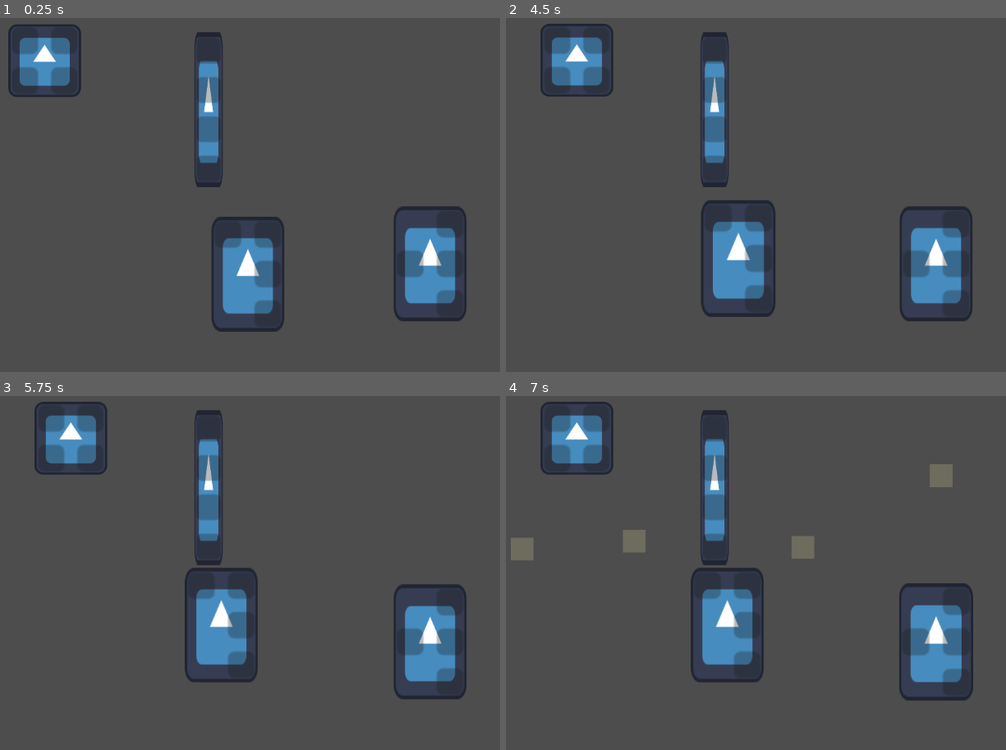
Above: before the commit, frames 1-4 (two rows, left to right).
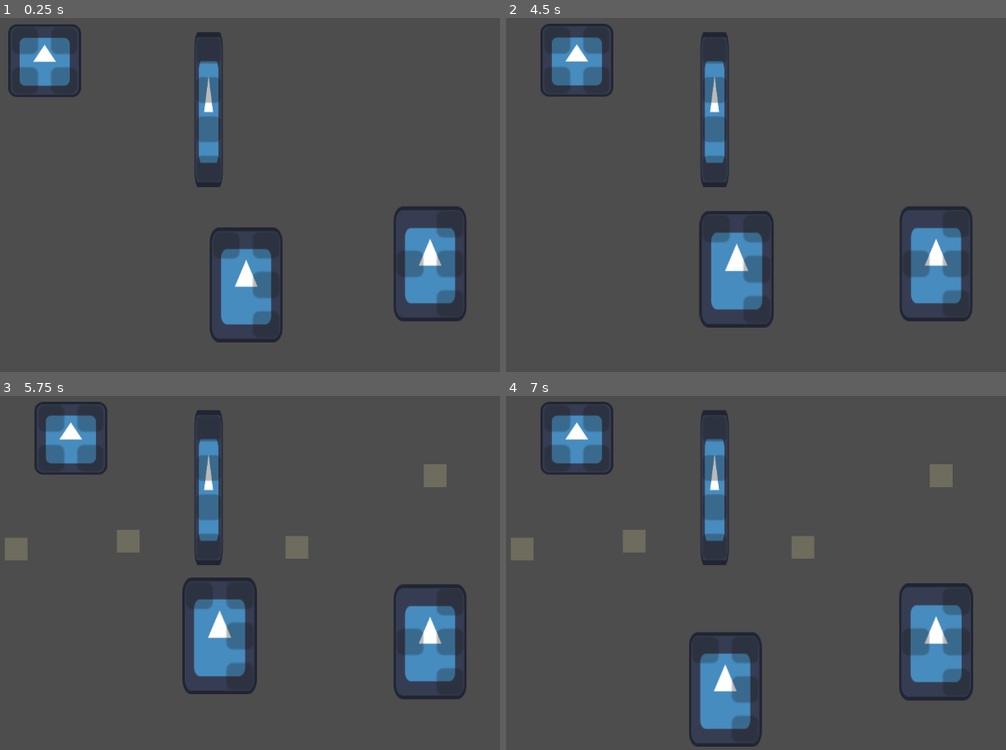
Above: after the commit, the same moments.

Repository: RRealJ/GameJam2024
Game: Godot game, scene res://cenas/testesPecas.tscn
The game is run twice, just before and just after one commit, with the same random seed, the same clock (stepped at 60 frames per second) and the same inputs. The project has no main scene, so this scene is started directly. The engine's default icon, where the game draws it, is replaced by a stand-in: a white triangle on a blue panel in a dark square.
Inputs (mouse positions are in pixels of both pictures, inside the frame that each line leads up to):
- Up to frame 1 (0.25 s): no input
- Up to frame 2 (4.5 s): tap Enter at 0.5, 2, 3.5 s; move the mouse to (531, 42) at 0.52 s; press the mouse at (531, 42) at 0.53 s; tap Space at 1.25, 2.75, 4.25 s; move the mouse to (571, 39) at 1.27 s; release the mouse at (571, 39) at 1.28 s; click (571, 39) at 1.35 s; move the mouse to (556, 81) at 2.02 s; press the mouse at (556, 81) at 2.03 s; move the mouse to (596, 81) at 2.77 s; release the mouse at (596, 81) at 2.78 s; click (596, 81) at 2.85 s; move the mouse to (776, 272) at 3.52 s; press the mouse at (776, 272) at 3.53 s; move the mouse to (736, 233) at 4.27 s; release the mouse at (736, 233) at 4.28 s; click (736, 233) at 4.35 s
- Up to frame 3 (5.75 s): move the mouse to (240, 583) at 5.02 s; press the mouse at (240, 583) at 5.03 s
- Up to frame 4 (7 s): move the mouse to (746, 665) at 5.77 s; release the mouse at (746, 665) at 5.78 s; click (746, 665) at 5.85 s; move the mouse to (916, 640) at 6.52 s; press the mouse at (916, 640) at 6.53 s

The runs differ from the first frame. In frame 1, 2.5% of the frame differs, in the area x 41-57%, y 56-92%; in frame 2, 2.6%; in frame 3, 3.7%; in frame 4, 5.8%, in the area x 36-52%, y 48-100%.

Commit message:
mexendo no z_index das pecas para a ultima peça se sobrepor das outras

Diff:
--- a/cenas/testesPecas.tscn
+++ b/cenas/testesPecas.tscn
@@ -1,18 +1,20 @@
-[gd_scene load_steps=6 format=3 uid="uid://b67nljid8i4n2"]
+[gd_scene load_steps=7 format=3 uid="uid://b67nljid8i4n2"]
 
 [ext_resource type="PackedScene" uid="uid://divceqdmw882v" path="res://cenas/peca2x2.tscn" id="1_1sh4d"]
+[ext_resource type="Script" path="res://scripts/estagios.gd" id="1_i3h2h"]
 [ext_resource type="PackedScene" uid="uid://higaqni2e10g" path="res://cenas/peca_L.tscn" id="3_rdo4y"]
 [ext_resource type="PackedScene" uid="uid://b41dapldo5twn" path="res://cenas/peca_T.tscn" id="4_6exub"]
 [ext_resource type="PackedScene" uid="uid://ovgmopgfrdyf" path="res://cenas/pecaI.tscn" id="4_pjlgx"]
 [ext_resource type="PackedScene" uid="uid://c0cx2u8u3pfbn" path="res://cenas/buraco.tscn" id="5_dxoyu"]
 
 [node name="TestesPecas" type="Node2D"]
+script = ExtResource("1_i3h2h")
 
 [node name="peca2x2" parent="." instance=ExtResource("1_1sh4d")]
 position = Vector2(198, 101)
 
 [node name="PecaL" parent="." instance=ExtResource("3_rdo4y")]
-position = Vector2(555, 476)
+position = Vector2(552, 495)
 
 [node name="peca_T" parent="." instance=ExtResource("4_6exub")]
 position = Vector2(875, 458)
--- /dev/null
+++ b/scripts/estagios.gd
@@ -0,0 +1,8 @@
+extends Node2D
+
+
+func set_pecas_index_to_1():
+	var pecas = self.get_children()
+	for p in pecas:
+		if p is Peca:
+			p.z_index = 1
--- a/scripts/peca_geral.gd
+++ b/scripts/peca_geral.gd
@@ -2,6 +2,7 @@
 
 class_name Peca
 
+@onready var estagio = $".."
 @onready var area2d = $sprite/area
 @onready var textura : Resource #vai pegar a textura do estagio atraves de load/preload no script do estagio.
 @onready var sprite = $sprite
@@ -52,11 +53,14 @@
 
 func _on_mouse_entered() -> void:
 	if not Global.is_dragging:
+		estagio.set_pecas_index_to_1()
 		draggable = true
+		self.z_index = 3
 		scale = Vector2(1.02, 1.02)
 
 
 func _on_mouse_exited() -> void:
 	if not Global.is_dragging:
 		draggable = false
+		self.z_index = 2
 		scale = Vector2(1, 1)
